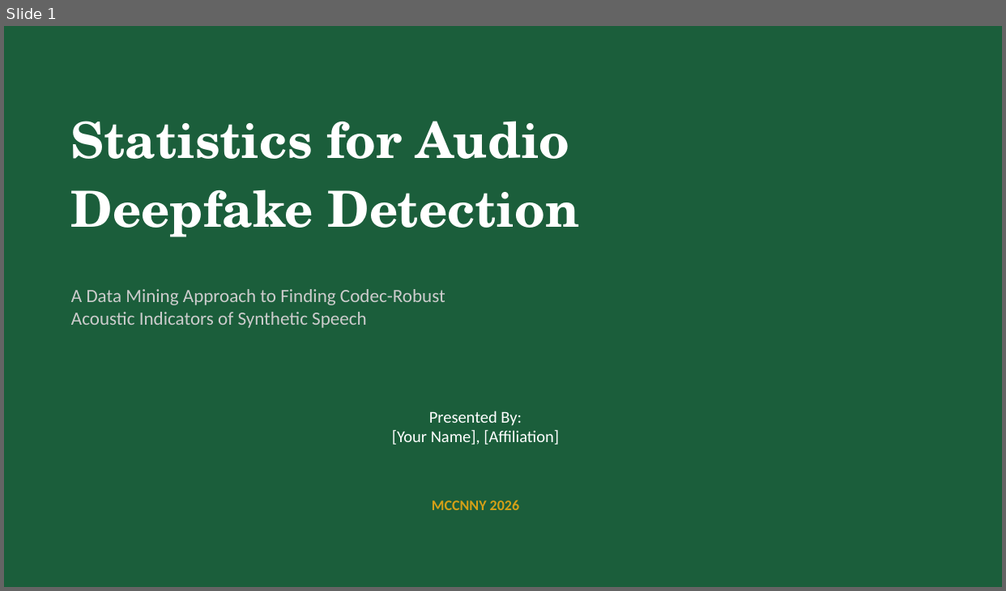
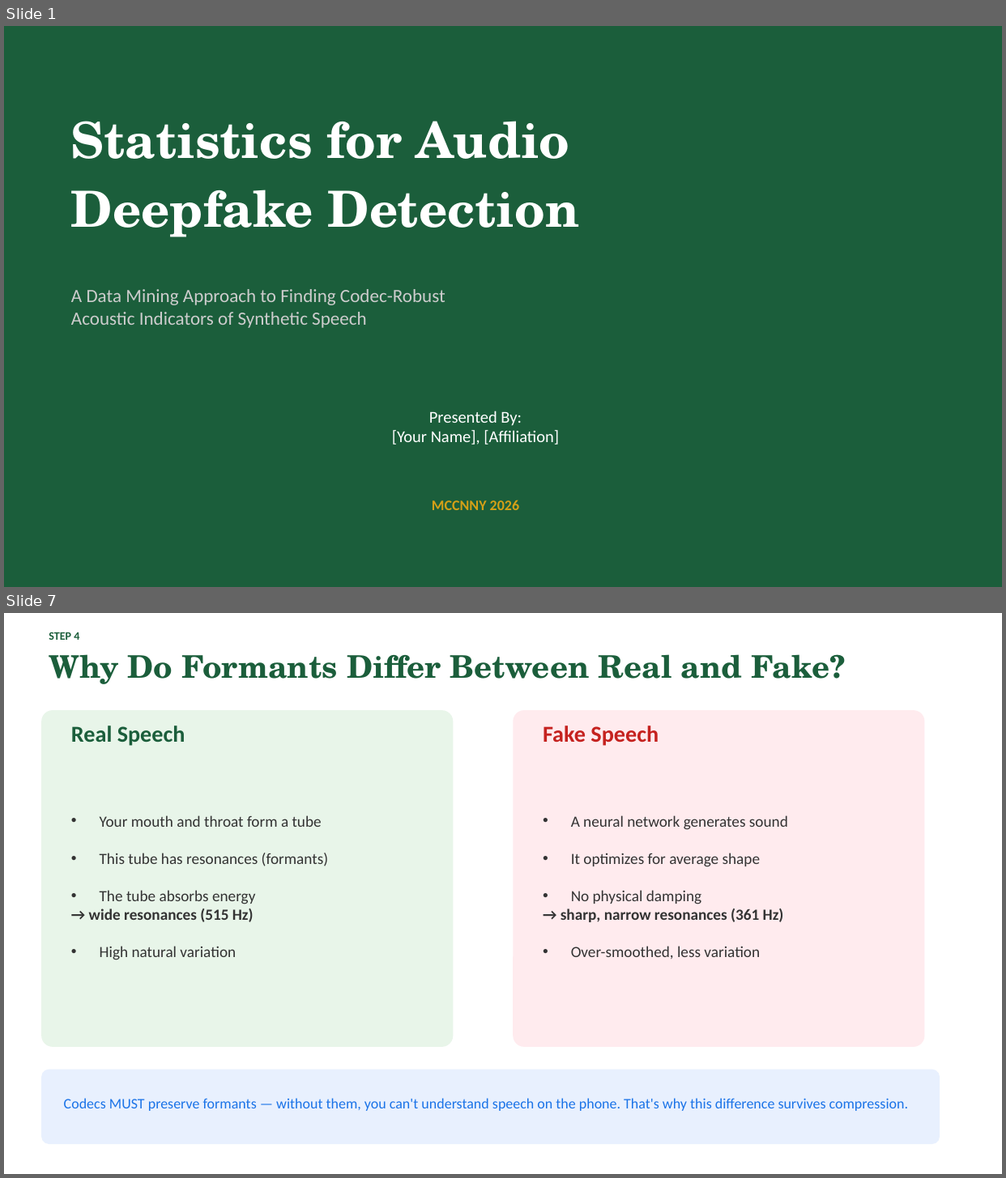
Before and after one commit to Yash-Sukhdeve/stats-audio-deepfake-detection, a slide deck: presentation/MCCNNY_2026_FINAL.pptx. Shown one above the other, each under a label of ours: slide 1 before the commit, slides 1 and 7 after it; the slides between them are not shown. The pictures are 1006x591 and 1006x1178 pixels, drawn with LibreOffice and Linux fonts; fonts in the diff are those of the drawing. Boxes give left, top, right and bottom in pixels: in the first picture for what was removed or moved away, otherwise in the second. Text is boxed around its words. In the diff, an @@ line names an element or a change of style, - is before the commit and + after.

```diff
--- a/presentation/MCCNNY_2026_FINAL.pptx
+++ b/presentation/MCCNNY_2026_FINAL.pptx
@@ slide 7 added at (4, 613, 1002, 1174), background #FFFFFF @@
@@ text added at (49, 632, 79, 640), 11 pt, text #1B5E3B, bold @@
+STEP 4
@@ text added at (49, 654, 845, 684), 30 pt, text #1B5E3B, bold @@
+Why Do Formants Differ Between Real and Fake?
@@ rounded rectangle added at (41, 710, 454, 1047), fill #E8F5E9 @@
@@ text added at (71, 726, 185, 746), 22 pt, text #1B5E3B, bold @@
+Real Speech
@@ rounded rectangle added at (513, 710, 925, 1047), fill #FFEBEE @@
@@ text added at (543, 726, 658, 746), 22 pt, text #C5221F, bold @@
+Fake Speech
@@ text added at (89, 815, 328, 960), 15 pt, text #333333 @@
+• Your mouth and throat form a tube
+• This tube has resonances (formants)
+• The tube absorbs energy
+→ wide resonances (515 Hz)
+• High natural variation
@@ text added at (560, 815, 788, 960), 15 pt, text #333333 @@
+• A neural network generates sound
+• It optimizes for average shape
+• No physical damping
+→ sharp, narrow resonances (361 Hz)
+• Over-smoothed, less variation
@@ rounded rectangle added at (41, 1070, 940, 1144), fill #E8F0FE @@
@@ text added at (64, 1098, 908, 1111), 14 pt, text #1A73E8 @@
+Codecs MUST preserve formants — without them, you can't understand speech on the phone. That's why this difference survives compression.
```
Also in this commit, not shown: 7 slides changed, 3 other slides added, 1 slide removed.
